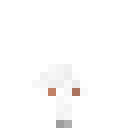
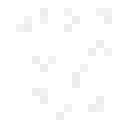
Two versions of the same layered image (128 x 128). Layer-by-layer changes:
showed group "Item" (3 layers) over <box>16,8,112,120</box>
added layer "Layer 1" in group "Item" over <box>16,8,112,120</box>
hid group "Crop" (4 layers) over <box>32,64,88,128</box>
